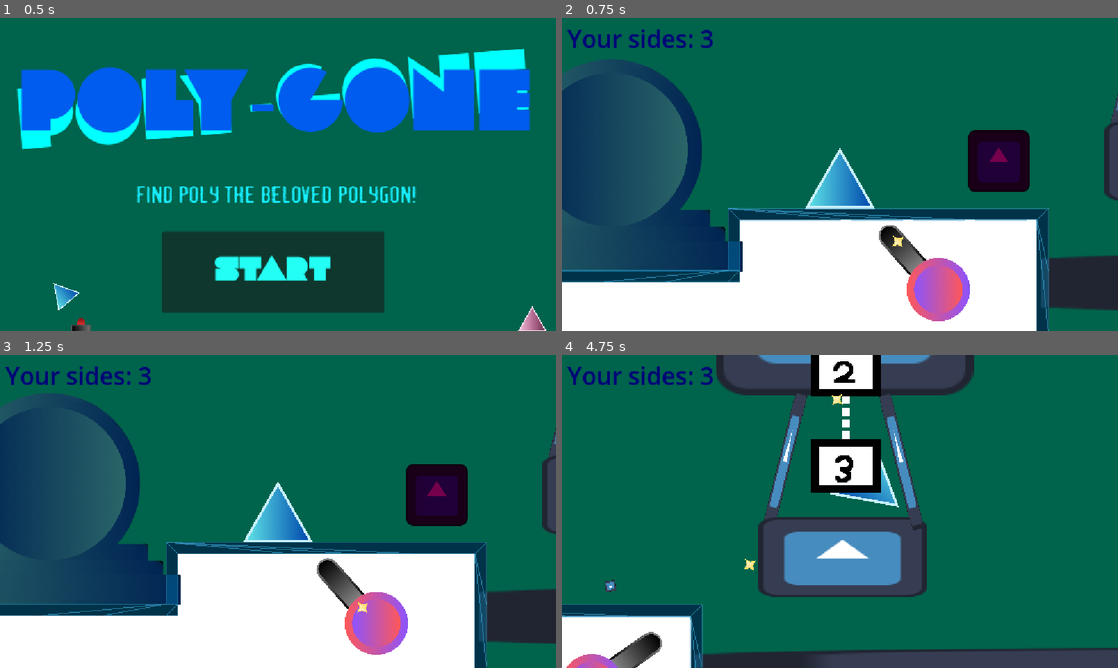
Above: before the commit, frames 1-4 (two rows, left to right).
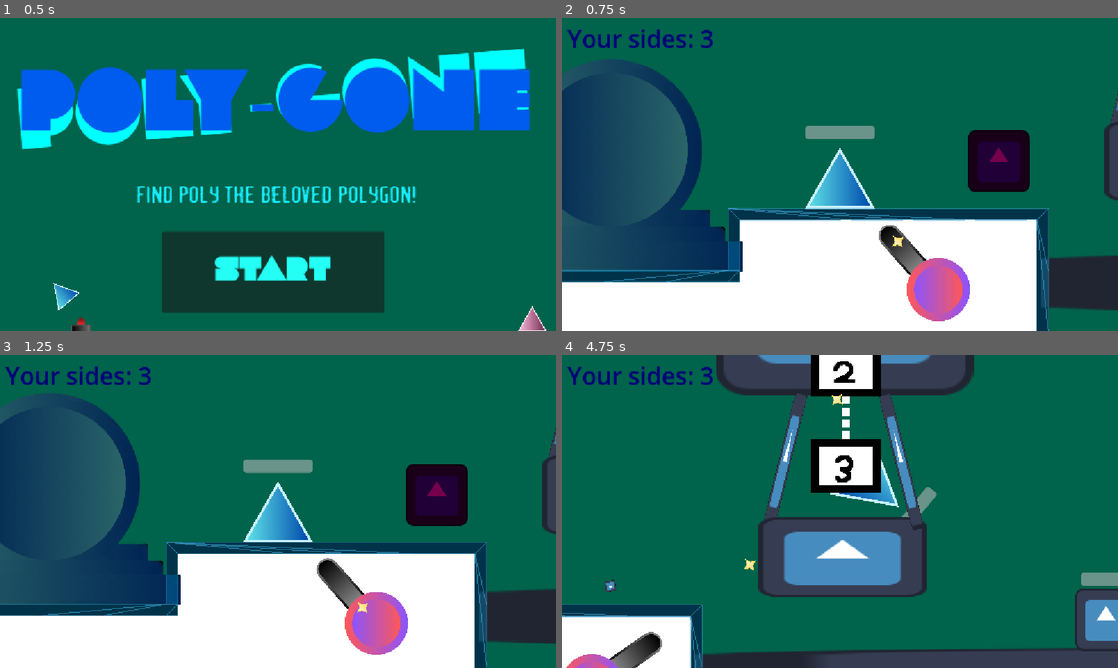
Above: after the commit, the same moments.

Repository: Eldragon126/Shapes
Game: Godot game, scene res://nodes/title_screen.tscn
Two runs of this game, one before a commit and one after it. Both use one fixed random seed, a clock stepped at 60 frames per second and the inputs below. The engine's default icon, where the game draws it, is replaced by a stand-in: a white triangle on a blue panel in a dark square.
Inputs (mouse positions are in pixels of both pictures, inside the frame that each line leads up to):
- Up to frame 1 (0.5 s): no input
- Up to frame 2 (0.75 s): click "Start" at 0.5 s
- Up to frame 3 (1.25 s): no input
- Up to frame 4 (4.75 s): move the mouse to (917, 599) at 1.27 s; hold Right (ui_right) 1.28-2.78 s; tap Shift (ability_activate) at 1.35, 2.85, 4.35 s; tap Space (jump) at 1.52, 2.27, 3.77, 4.52 s; move the mouse to (828, 542) at 2.02 s; click (828, 542) at 2.1 s; move the mouse to (834, 495) at 2.77 s; hold Left (ui_left) 2.78-3.53 s; move the mouse to (756, 661) at 3.52 s; hold Right (ui_right) from 3.53 s (still down); click (756, 661) at 3.6 s; move the mouse to (734, 633) at 4.27 s

Frame 1 is identical in both runs. In frame 2, 0.5% of the frame differs, in the area x 43-57%, y 34-39%; in frame 3, 0.5%; in frame 4, 1.9%, in the area x 61-100%, y 42-95%.

Commit message:
Health system working. If you want to implement it talk to me.
It involves a node called Health, a node called Hurtbox, and a node called Hitbox.

Hitters hurt the hurters, and once health is zero, it emits a signal.

Diff:
--- a/main_scene.tscn
+++ b/main_scene.tscn
@@ -67,4 +67,7 @@
 [node name="ballon_transition" parent="." instance=ExtResource("9_7ycvg")]
 position = Vector2(1391, 32)
 
+[node name="enemy_triangle" parent="." instance=ExtResource("1_gyfs4")]
+position = Vector2(1934, 177)
+
 [connection signal="body_entered" from="GetSides" to="GetSides" method="_on_body_entered"]
--- a/nodes/Enemies/bullet_enemy_turret.tscn
+++ b/nodes/Enemies/bullet_enemy_turret.tscn
@@ -1,7 +1,10 @@
-[gd_scene load_steps=5 format=3 uid="uid://j823057f2b0b"]
+[gd_scene load_steps=8 format=3 uid="uid://j823057f2b0b"]
 
 [ext_resource type="Script" uid="uid://b2tiq1fk81pgv" path="res://scripts/bullet_enemy_turret.gd" id="1_gp58h"]
 [ext_resource type="Texture2D" uid="uid://cmi2ngdjpbulj" path="res://assets/Enemy4Bullet.png" id="2_io5gk"]
+[ext_resource type="Script" uid="uid://dmc7bossv8q17" path="res://scripts/Health.gd" id="3_5xuqx"]
+[ext_resource type="Script" uid="uid://cv0kocsb7np4x" path="res://scripts/hurtbox.gd" id="4_i01r2"]
+[ext_resource type="Script" uid="uid://bdy16u4km4bt6" path="res://scripts/hitbox.gd" id="5_i01r2"]
 
 [sub_resource type="CircleShape2D" id="CircleShape2D_5xuqx"]
 
@@ -24,5 +27,28 @@
 [node name="CollisionShape2D" type="CollisionShape2D" parent="Area2D"]
 shape = SubResource("CircleShape2D_i01r2")
 
+[node name="Health" type="Node" parent="."]
+script = ExtResource("3_5xuqx")
+metadata/_custom_type_script = "uid://dmc7bossv8q17"
+
+[node name="HurtBox" type="Area2D" parent="." node_paths=PackedStringArray("health")]
+collision_layer = 0
+collision_mask = 16
+script = ExtResource("4_i01r2")
+health = NodePath("../Health")
+metadata/_custom_type_script = "uid://cv0kocsb7np4x"
+
+[node name="GetsHurt" type="CollisionShape2D" parent="HurtBox"]
+shape = SubResource("CircleShape2D_5xuqx")
+
+[node name="HitBox" type="Area2D" parent="."]
+collision_layer = 8
+collision_mask = 0
+script = ExtResource("5_i01r2")
+metadata/_custom_type_script = "uid://bdy16u4km4bt6"
+
+[node name="GetsHit" type="CollisionShape2D" parent="HitBox"]
+shape = SubResource("CircleShape2D_5xuqx")
+
 [connection signal="input_event" from="." to="." method="_on_input_event"]
 [connection signal="body_entered" from="Area2D" to="." method="_on_area_2d_body_entered"]
--- a/nodes/enemy_triangle.tscn
+++ b/nodes/enemy_triangle.tscn
@@ -1,7 +1,10 @@
-[gd_scene load_steps=3 format=3 uid="uid://dtkld6sdexyiu"]
+[gd_scene load_steps=6 format=3 uid="uid://dtkld6sdexyiu"]
 
 [ext_resource type="Texture2D" uid="uid://js4tpq8uy8bp" path="res://icon.svg" id="1_8ehgg"]
 [ext_resource type="Script" uid="uid://b3l7ql71h3v5b" path="res://scripts/enemy_triangle.gd" id="1_xykmb"]
+[ext_resource type="Script" uid="uid://cv0kocsb7np4x" path="res://scripts/hurtbox.gd" id="3_15rya"]
+[ext_resource type="Script" uid="uid://dmc7bossv8q17" path="res://scripts/Health.gd" id="4_c32mt"]
+[ext_resource type="Script" uid="uid://bdy16u4km4bt6" path="res://scripts/hitbox.gd" id="5_c32mt"]
 
 [node name="enemy_triangle" type="CharacterBody2D"]
 collision_layer = 8
@@ -21,4 +24,38 @@
 [node name="CollisionShape2D" type="CollisionPolygon2D" parent="collision_detection"]
 polygon = PackedVector2Array(-65, 63, 0, -64, 63, 63)
 
+[node name="HurtBox" type="Area2D" parent="." node_paths=PackedStringArray("health")]
+collision_layer = 0
+collision_mask = 8
+script = ExtResource("3_15rya")
+health = NodePath("../Health")
+metadata/_custom_type_script = "uid://cv0kocsb7np4x"
+
+[node name="CollisionShape2D" type="CollisionPolygon2D" parent="HurtBox"]
+polygon = PackedVector2Array(-65, 63, 0, -64, 63, 63)
+
+[node name="Health" type="Node" parent="."]
+script = ExtResource("4_c32mt")
+health = 7
+metadata/_custom_type_script = "uid://dmc7bossv8q17"
+
+[node name="ProgressBar" type="ProgressBar" parent="."]
+offset_left = -52.0
+offset_top = -97.0
+offset_right = 52.0
+offset_bottom = -70.0
+max_value = 7.0
+step = 1.0
+show_percentage = false
+
+[node name="HitBox" type="Area2D" parent="."]
+collision_layer = 16
+collision_mask = 0
+script = ExtResource("5_c32mt")
+metadata/_custom_type_script = "uid://bdy16u4km4bt6"
+
+[node name="CollisionShape2D" type="CollisionPolygon2D" parent="HitBox"]
+polygon = PackedVector2Array(-65, 63, 0, -64, 63, 63)
+
 [connection signal="body_entered" from="collision_detection" to="." method="_on_collision_detection_body_entered"]
+[connection signal="health_depleted" from="Health" to="." method="_on_health_health_depleted"]
--- a/nodes/lobber_projectile.tscn
+++ b/nodes/lobber_projectile.tscn
@@ -1,7 +1,8 @@
-[gd_scene load_steps=5 format=3 uid="uid://c4ly64h7mmaa2"]
+[gd_scene load_steps=6 format=3 uid="uid://c4ly64h7mmaa2"]
 
 [ext_resource type="Texture2D" uid="uid://js4tpq8uy8bp" path="res://icon.svg" id="1_8x05p"]
 [ext_resource type="Script" uid="uid://gkobx3oxpsg4" path="res://scripts/lobber_projectile.gd" id="1_wr4q7"]
+[ext_resource type="Script" uid="uid://bdy16u4km4bt6" path="res://scripts/hitbox.gd" id="3_p4cdx"]
 
 [sub_resource type="PhysicsMaterial" id="PhysicsMaterial_wr4q7"]
 bounce = 0.6
@@ -27,4 +28,13 @@
 wait_time = 4.0
 autostart = true
 
+[node name="HitBox" type="Area2D" parent="."]
+collision_layer = 8
+collision_mask = 0
+script = ExtResource("3_p4cdx")
+metadata/_custom_type_script = "uid://bdy16u4km4bt6"
+
+[node name="CollisionShape2D" type="CollisionShape2D" parent="HitBox"]
+shape = SubResource("CircleShape2D_wr4q7")
+
 [connection signal="timeout" from="kill_timer" to="." method="_on_kill_timer_timeout"]
--- a/nodes/player.tscn
+++ b/nodes/player.tscn
@@ -7,6 +7,8 @@
 [ext_resource type="Texture2D" uid="uid://iasj3sn4lm3h" path="res://assets/Player/Square.png" id="5_hg0js"]
 [ext_resource type="Texture2D" uid="uid://bbljlgvam47q" path="res://assets/Player/Triangle.png" id="6_4n5g4"]
 [ext_resource type="Script" uid="uid://dmc7bossv8q17" path="res://scripts/Health.gd" id="7_46y3y"]
+[ext_resource type="Script" uid="uid://cv0kocsb7np4x" path="res://scripts/hurtbox.gd" id="8_ejohg"]
+[ext_resource type="AudioStream" uid="uid://cpl0fquigtjel" path="res://assets/Soundtrack/SoundEffects/HurtPlayerTemp.wav" id="9_qbdof"]
 
 [sub_resource type="RectangleShape2D" id="RectangleShape2D_m8srp"]
 size = Vector2(144, 144)
@@ -88,7 +90,7 @@
 [node name="AnimatedSprite2D" type="AnimatedSprite2D" parent="."]
 scale = Vector2(0.25, 0.25)
 sprite_frames = SubResource("SpriteFrames_gleio")
-animation = &"Pentagon"
+animation = &"Triangle"
 
 [node name="UI" type="CanvasLayer" parent="."]
 layer = 4
@@ -102,6 +104,7 @@
 theme_override_colors/font_color = Color(1.2032688e-06, 0, 0.47234696, 1)
 theme_override_font_sizes/font_size = 50
 text = "Your Current Sides"
+metadata/_edit_use_anchors_ = true
 
 [node name="dash_downtime" type="Timer" parent="."]
 wait_time = 0.4
@@ -109,6 +112,51 @@
 
 [node name="Health" type="Node" parent="."]
 script = ExtResource("7_46y3y")
+max_health = 10
+health = 10
 metadata/_custom_type_script = "uid://dmc7bossv8q17"
 
+[node name="HurtBox" type="Area2D" parent="." node_paths=PackedStringArray("sound", "health")]
+collision_layer = 0
+collision_mask = 16
+script = ExtResource("8_ejohg")
+sound = NodePath("../Hurt")
+health = NodePath("../Health")
+metadata/_custom_type_script = "uid://cv0kocsb7np4x"
+
+[node name="TriangleMask" type="CollisionPolygon2D" parent="HurtBox"]
+polygon = PackedVector2Array(-72, 63, 0, -60, 71, 63)
+disabled = true
+
+[node name="PentagonMask" type="CollisionPolygon2D" parent="HurtBox"]
+polygon = PackedVector2Array(-72, -17, 0, -72, 71, -17, 44, 72, -44, 72)
+disabled = true
+
+[node name="HexagonMask" type="CollisionPolygon2D" parent="HurtBox"]
+polygon = PackedVector2Array(61, -36, 61, 35, 0, 71, -61, 35, -61, -36, 0, -72)
+disabled = true
+
+[node name="SquareMask" type="CollisionShape2D" parent="HurtBox"]
+shape = SubResource("RectangleShape2D_m8srp")
+disabled = true
+
+[node name="CircleMask" type="CollisionShape2D" parent="HurtBox"]
+shape = SubResource("CircleShape2D_2wrp4")
+disabled = true
+
+[node name="TemporaryHealthBar" type="ProgressBar" parent="."]
+offset_left = -72.0
+offset_top = -108.0
+offset_right = 72.0
+offset_bottom = -81.0
+max_value = 10.0
+step = 1.0
+show_percentage = false
+
+[node name="Hurt" type="AudioStreamPlayer" parent="."]
+stream = ExtResource("9_qbdof")
+volume_db = -1.0
+
 [connection signal="timeout" from="dash_downtime" to="." method="_on_dash_downtime_timeout"]
+[connection signal="health_depleted" from="Health" to="." method="_on_health_health_depleted"]
+[connection signal="recieved_damage" from="HurtBox" to="HurtBox" method="_on_recieved_damage"]
--- a/scripts/Health.gd
+++ b/scripts/Health.gd
@@ -5,10 +5,11 @@
 signal health_changed(diff: int)
 signal health_depleted
 
-
 @export var max_health: int = 7
 @export var immortality: bool = false
 var immortality_timer: Timer = null
+@export var sound: AudioStreamPlayer = null
+
 @export var health: int = 6
 
 
@@ -49,7 +50,7 @@
 		var difference = clamp_value - health
 		health = value
 		health_changed.emit(difference)
-		if health == 0:
+	if health == 0:
 			health_depleted.emit()
 
 func get_health():
--- /dev/null
+++ b/scripts/HurtBox1.gd
@@ -0,0 +1,20 @@
+class_name HurtBox1
+extends Area2D
+
+
+signal recieved_damage(damage: int)
+
+@export var health: Health
+func _ready():
+	connect("area_entered", _on_area_entered)
+
+func _on_area_entered(hitbox: HitBox) -> void:
+	if hitbox != null:
+		health.health -= hitbox.damage
+		health.health_changed.emit()
+		if health.health == 0:
+			health.health_depleted.emit()
+			print("Emitted health depleated")
+		else:
+			print("enemy hasn't died yet")
+		recieved_damage.emit(hitbox.damage)
--- a/scripts/enemy_triangle.gd
+++ b/scripts/enemy_triangle.gd
@@ -12,11 +12,12 @@
 # Called when the node enters the scene tree for the first time.
 func _ready() -> void:
 	player = PlayerManager.player
-
+	$ProgressBar.FILL_BEGIN_TO_END
 
 # Called every frame. 'delta' is the elapsed time since the previous frame.
 func _process(delta: float) -> void:
-	pass
+	$ProgressBar.value = $Health.health
+
 
 func _physics_process(delta: float) -> void:
 	#gravity
@@ -45,3 +46,8 @@
 func _on_collision_detection_body_entered(body: Node2D) -> void:
 	emit_signal("enemy_hit")
 	print("hit")
+
+
+func _on_health_health_depleted() -> void:
+	queue_free()
+	print("enemy triangle died!")
--- /dev/null
+++ b/scripts/hitbox.gd
@@ -0,0 +1,11 @@
+class_name HitBox
+extends Area2D
+
+#This allows for HITTING. It affects hurtboxes, changing health.
+@export var damage: int = 1 : set = set_damage, get = get_damage
+
+func set_damage(value: int):
+	damage = value
+
+func get_damage() -> int:
+	return damage
--- /dev/null
+++ b/scripts/hurtbox.gd
@@ -0,0 +1,28 @@
+class_name HurtBox
+extends Area2D
+
+@export var sound: AudioStreamPlayer = null
+
+signal recieved_damage(damage: int)
+
+@export var health: Health
+func _ready():
+	connect("area_entered", _on_area_entered)
+
+func _on_area_entered(hitbox: HitBox) -> void:
+	if hitbox != null:
+		health.health -= hitbox.damage
+		recieved_damage.emit(hitbox.damage)
+		if health.health == 0:
+			health.health_depleted.emit()
+			print("Emitted health depleated")
+		else:
+			pass
+		recieved_damage.emit(hitbox.damage)
+
+
+
+
+func _on_recieved_damage(damage: int) -> void:
+	if sound != null:
+		sound.play()
--- a/scripts/player.gd
+++ b/scripts/player.gd
@@ -23,7 +23,7 @@
 # Called every frame. 'delta' is the elapsed time since the previous frame.
 func _process(_delta: float) -> void: #Underscored it to stop errors, if you're ever coding in this just undo the underscore.
 	#Changes Animation and collision based on value of current_side ammount, allows for a better level system
-
+	$TemporaryHealthBar.value = $Health.health
 	if PlayerManager.max_sides_player > 7:
 		PlayerManager.max_sides_player = 7
 	if PlayerManager.max_sides_player < 3:
@@ -39,6 +39,11 @@
 		$PentagonMask.disabled = true
 		$HexagonMask.disabled = true
 		$CircleMask.disabled = true
+		$HurtBox/TriangleMask.disabled = false
+		$HurtBox/PentagonMask.disabled = true
+		$HurtBox/HexagonMask.disabled = true
+		$HurtBox/SquareMask.disabled = true
+		$HurtBox/CircleMask.disabled =true
 	elif PlayerManager.sides_player == 4 && PlayerManager.max_sides_player >= 4:
 		$AnimatedSprite2D.animation = "Square"
 		$SquareMask.disabled = false
@@ -46,6 +51,11 @@
 		$HexagonMask.disabled = true
 		$CircleMask.disabled = true
 		$TriangleMask.disabled = true
+		$HurtBox/TriangleMask.disabled = true
+		$HurtBox/PentagonMask.disabled = true
+		$HurtBox/HexagonMask.disabled = true
+		$HurtBox/SquareMask.disabled = false
+		$HurtBox/CircleMask.disabled = true
 	elif PlayerManager.sides_player == 5 && PlayerManager.max_sides_player >= 5:
 		$AnimatedSprite2D.animation = "Pentagon"
 		$PentagonMask.disabled = false
@@ -53,6 +63,11 @@
 		$CircleMask.disabled = true
 		$TriangleMask.disabled = true
 		$SquareMask.disabled = true
+		$HurtBox/TriangleMask.disabled = true
+		$HurtBox/PentagonMask.disabled = false
+		$HurtBox/HexagonMask.disabled = true
+		$HurtBox/SquareMask.disabled =true
+		$HurtBox/CircleMask.disabled =true
 	elif PlayerManager.sides_player == 6 && PlayerManager.max_sides_player >= 6:
 		$AnimatedSprite2D.animation = "Hexagon"
 		$HexagonMask.disabled = false
@@ -60,6 +75,11 @@
 		$TriangleMask.disabled = true
 		$SquareMask.disabled = true
 		$PentagonMask.disabled = true
+		$HurtBox/TriangleMask.disabled =true
+		$HurtBox/PentagonMask.disabled =true
+		$HurtBox/HexagonMask.disabled = false
+		$HurtBox/SquareMask.disabled =true
+		$HurtBox/CircleMask.disabled =true
 	elif PlayerManager.sides_player == 7 && PlayerManager.max_sides_player >= 7:
 		$AnimatedSprite2D.animation = "Circle"
 		$CircleMask.disabled = false
@@ -67,6 +87,11 @@
 		$SquareMask.disabled = true
 		$PentagonMask.disabled = true
 		$HexagonMask.disabled = true
+		$HurtBox/TriangleMask.disabled =true
+		$HurtBox/PentagonMask.disabled =true
+		$HurtBox/HexagonMask.disabled =true
+		$HurtBox/SquareMask.disabled =true
+		$HurtBox/CircleMask.disabled = false
 	else:
 		if PlayerManager.sides_player < 3:
 			PlayerManager.sides_player = 3
@@ -148,3 +173,16 @@
 		can_dash = true
 	else:
 		$dash_downtime.start()
+
+
+
+func _on_health_health_depleted() -> void:
+	$".".modulate = "fb003c"
+	var timer: Timer = Timer.new()
+	timer.one_shot = true
+	add_child(timer)
+	timer.set_wait_time(2000)
+	timer.start()
+	print("Started player timer for change to title screen")
+	if timer.timeout:
+		get_tree().change_scene_to_file("res://nodes/title_screen.tscn")
Not shown, added: assets/Soundtrack/Balloon Elevator.mp3.import
Not shown, added: assets/Soundtrack/SoundEffects/HurtPlayerTemp.wav.import
Not shown: 1 places in main_scene.tscn that only renumber resources
Not shown: 1 places in nodes/player.tscn that only renumber resources
Not shown, added: scripts/HurtBox1.gd.uid
Not shown, added: scripts/hitbox.gd.uid
Not shown, added: scripts/hurtbox.gd.uid
Not shown, added: assets/Soundtrack/SoundEffects/HurtPlayerTemp.wav
